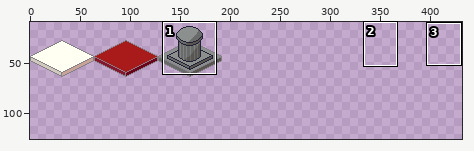
Pixel-art file, stored at Assets/Tiles.aseprite. Above, an overview of the earlier version with the close-up marked.
Close-up. As it was:
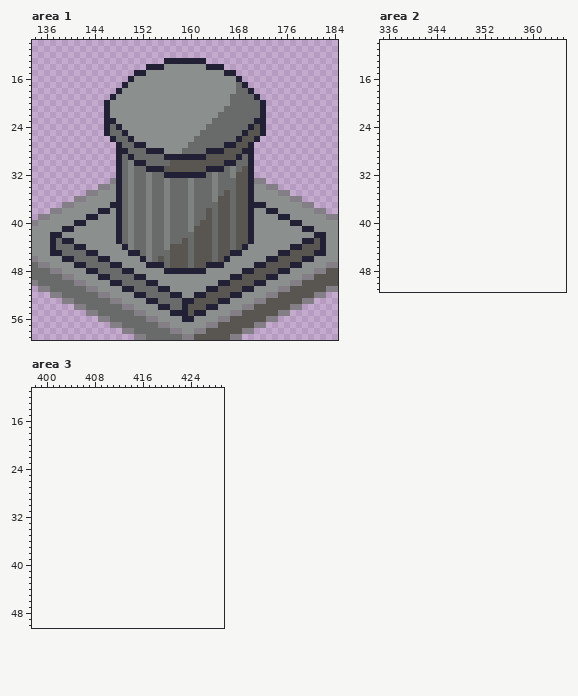
256x64 pixels, 1 frame. Shown: area 1: x 134..184, y 10..59; area 2: x 335..365, y 10..51; area 3: x 398..429, y 11..50. The old version is drawn lined up with the new one, on the new canvas. The wide view leaves out empty margins. The commit also changed other parts of the picture, which this record leaves out.
And afterwards:
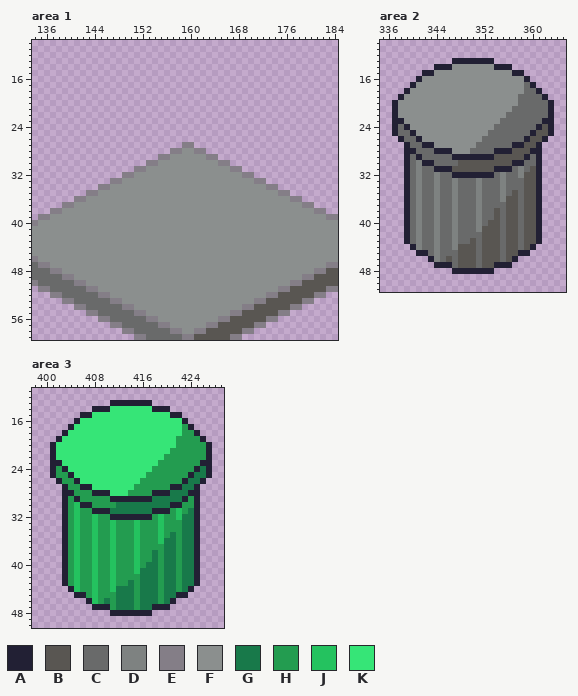
Palette (. is transparent): A #222034  B #595652  C #696a6a  D #7e8281  E #847e87  F #8b8f8e  G #18794a  H #239c50  J #24c25f  K #36e577
Change:
canvas 256x64 -> 512x128
Area 1:
y 13: x 156..162 AAAAAAA -> .......
y 14: x 153..165 AAAFFFFFFFAAA -> .............
y 15: x 151..167 AAFFFFFFFFFFFFFAA -> .................
y 16: x 150..168 AFFFFFFFFFFFFFFFFFA -> ...................
y 17: x 149..169 AFFFFFFFFFFFFFFFFFFCA -> .....................
y 18: x 148..170 AFFFFFFFFFFFFFFFFFFFCCA -> .......................
y 19: x 147..171 AFFFFFFFFFFFFFFFFFFFCCCCA -> .........................
y 20: x 146..172 AFFFFFFFFFFFFFFFFFFFFCCCCCA -> ...........................
y 21: x 146..172 AFFFFFFFFFFFFFFFFFFFCCCCCCA -> ...........................
y 22: x 146..172 AFFFFFFFFFFFFFFFFFFCCCCCCCA -> ...........................
y 23: x 146..172 AAFFFFFFFFFFFFFFFFCCCCCCCAA -> ...........................
y 24: x 146..172 ACAFFFFFFFFFFFFFFCCCCCCCABA -> ...........................
y 25: x 146..172 ACCAFFFFFFFFFFFFCCCCCCCABBA -> ...........................
y 26: x 147..171 ACCAFFFFFFFFFFCCCCCCCABBA -> .........................
y 27: x 148..170 ACCAAFFFFFFFCCCCCCAABBA -> ...........EE..........
y 28: x 148..170 AACCCAAAFFFCCCCAAABBBAA -> .........EEFFEE........
y 29: x 148..170 ACACCCCCAAAAAAABBBBBACA -> .......EEFFFFFFEE......
y 30: x 148..170 ACDAACCCCBBBBBBBBBAACCA -> .....EEFFFFFFFFFFEE....
y 31: x 148..170 ACDCCAAABBBBBBBAAACDCBA -> ...EEFFFFFFFFFFFFFFEE..
y 32: x 148..170 ACDCCDCCAAAAAAACDCCDBBA -> .EEFFFFFFFFFFFFFFFFFFEE
y 33: x 148..170 ACDCCDCCDCCCDCCCDCCCBBA -> EFFFFFFFFFFFFFFFFFFFFFF
y 34: x 148..170 ACDCCDCCDCCCDCCCDCCCBBA -> FFFFFFFFFFFFFFFFFFFFFFF
y 35: x 148..170 ACDCCDCCDCCCDCCCDCBCBBA -> FFFFFFFFFFFFFFFFFFFFFFF
y 36: x 148..170 ACDCCDCCDCCCDCCCDBBCBBA -> FFFFFFFFFFFFFFFFFFFFFFF
y 37: x 147..172 AACDCCDCCDCCCDCCCCBBCBBAAA -> FFFFFFFFFFFFFFFFFFFFFFFFFF
y 38: x 145..146 AA -> FF; x 148..170 ACDCCDCCDCCCDCCBCBBCBBA -> FFFFFFFFFFFFFFFFFFFFFFF; x 173..174 AA -> FF
y 39: x 143..144 AA -> FF; x 148..170 ACDCCDCCDCCCDCCBCBBCBBA -> FFFFFFFFFFFFFFFFFFFFFFF; x 175..176 AA -> FF
y 40: x 141..142 AA -> FF; x 148..170 ACDCCDCCDCCCDCBBCBBCBBA -> FFFFFFFFFFFFFFFFFFFFFFF; x 177..178 AA -> FF
y 41: x 139..140 AA -> FF; x 148..170 ACDCCDCCDCCCDBBBCBBCBBA -> FFFFFFFFFFFFFFFFFFFFFFF; x 179..180 AA -> FF
y 42: x 137..138 AA -> FF; x 148..170 ACDCCDCCDCCCCBBBCBBCBBA -> FFFFFFFFFFFFFFFFFFFFFFF; x 181..182 AA -> FF
y 43: x 137..140 ACAA -> FFFF; x 148..170 ACDCCDCCDCCBCBBBCBBCBBA -> FFFFFFFFFFFFFFFFFFFFFFF; x 179..182 AABA -> FFFF
y 44: x 137..142 ACCCAA -> FFFFFF; x 149..169 ADCCDCCDBBBCBBBCBBCBA -> FFFFFFFFFFFFFFFFFFFFF; x 177..182 AABBBA -> FFFFFF
y 45: x 137..144 AACCCCAA -> FFFFFFFF; x 150..168 AACDCCCBBBCBBBCBBAA -> FFFFFFFFFFFFFFFFFFF; x 175..182 AABBBBAA -> FFFFFFFF
y 46: x 139..146 AACCCCAA -> FFFFFFFF; x 152..166 ADCBCBBBCBBBCBA -> FFFFFFFFFFFFFFF; x 173..180 AABBBBAA -> FFFFFFFF
y 47: x 141..148 AACCCCAA -> FFFFFFFF; x 153..165 AAACBBBCBBAAA -> FFFFFFFFFFFFF; x 171..178 AABBBBAA -> FFFFFFFF
y 48: x 143..150 AACCCCAA -> FFFFFFFF; x 156..162 AAAAAAA -> FFFFFFF; x 169..176 AABBBBAA -> FFFFFFFF
y 49: x 145..152 AACCCCAA -> FFFFFFFF; x 167..174 AABBBBAA -> FFFFFFFF
y 50: x 147..154 AACCCCAA -> FFFFFFFF; x 165..172 AABBBBAA -> FFFFFFFF
y 51: x 149..156 AACCCCAA -> FFFFFFFF; x 163..170 AABBBBAA -> FFFFFFFF
y 52: x 151..158 AACCCCAA -> FFFFFFFF; x 161..168 AABBBBAA -> FFFFFFFF
y 53: x 153..166 AACCCCAABBBBAA -> FFFFFFFFFFFFFF
y 54: x 155..164 AACCABBBAA -> FFFFFFFFFF
y 55: x 157..162 AAABAA -> FFFFFF
y 56: x 159..160 AA -> FF
Area 2:
y 13: x 347..353 ....... -> AAAAAAA
y 14: x 344..356 ............. -> AAAFFFFFFFAAA
y 15: x 342..358 ................. -> AAFFFFFFFFFFFFFAA
y 16: x 341..359 ................... -> AFFFFFFFFFFFFFFFFFA
y 17: x 340..360 ..................... -> AFFFFFFFFFFFFFFFFFFCA
y 18: x 339..361 ....................... -> AFFFFFFFFFFFFFFFFFFFCCA
y 19: x 338..362 ......................... -> AFFFFFFFFFFFFFFFFFFFCCCCA
y 20: x 337..363 ........................... -> AFFFFFFFFFFFFFFFFFFFFCCCCCA
y 21: x 337..363 ........................... -> AFFFFFFFFFFFFFFFFFFFCCCCCCA
y 22: x 337..363 ........................... -> AFFFFFFFFFFFFFFFFFFCCCCCCCA
y 23: x 337..363 ........................... -> AAFFFFFFFFFFFFFFFFCCCCCCCAA
y 24: x 337..363 ........................... -> ACAFFFFFFFFFFFFFFCCCCCCCABA
y 25: x 337..363 ........................... -> ACCAFFFFFFFFFFFFCCCCCCCABBA
y 26: x 338..362 ......................... -> ACCAFFFFFFFFFFCCCCCCCABBA
y 27: x 339..361 ....................... -> ACCAAFFFFFFFCCCCCCAABBA
y 28: x 339..361 ....................... -> AACCCAAAFFFCCCCAAABBBAA
y 29: x 339..361 ....................... -> ACACCCCCAAAAAAABBBBBACA
y 30: x 339..361 ....................... -> ACDAACCCCBBBBBBBBBAACCA
y 31: x 339..361 ....................... -> ACDCCAAABBBBBBBAAACDCBA
y 32: x 339..361 ....................... -> ACDCCDCCAAAAAAACDCCDBBA
y 33..34: x 339..361 ....................... -> ACDCCDCCDCCCDCCCDCCCBBA
y 35: x 339..361 ....................... -> ACDCCDCCDCCCDCCCDCBCBBA
y 36: x 339..361 ....................... -> ACDCCDCCDCCCDCCCDBBCBBA
y 37: x 339..361 ....................... -> ACDCCDCCDCCCDCCCCBBCBBA
y 38..39: x 339..361 ....................... -> ACDCCDCCDCCCDCCBCBBCBBA
y 40: x 339..361 ....................... -> ACDCCDCCDCCCDCBBCBBCBBA
y 41: x 339..361 ....................... -> ACDCCDCCDCCCDBBBCBBCBBA
y 42: x 339..361 ....................... -> ACDCCDCCDCCCCBBBCBBCBBA
y 43: x 339..361 ....................... -> ACDCCDCCDCCBCBBBCBBCBBA
y 44: x 340..360 ..................... -> ADCCDCCDBBBCBBBCBBCBA
y 45: x 341..359 ................... -> AACDCCCBBBCBBBCBBAA
y 46: x 343..357 ............... -> ADCBCBBBCBBBCBA
y 47: x 344..356 ............. -> AAACBBBCBBAAA
y 48: x 347..353 ....... -> AAAAAAA
Area 3:
y 13: x 411..417 ....... -> AAAAAAA
y 14: x 408..420 ............. -> AAAKKKKKKKAAA
y 15: x 406..422 ................. -> AAKKKKKKKKKKKKKAA
y 16: x 405..423 ................... -> AKKKKKKKKKKKKKKKKKA
y 17: x 404..424 ..................... -> AKKKKKKKKKKKKKKKKKKHA
y 18: x 403..425 ....................... -> AKKKKKKKKKKKKKKKKKKKHHA
y 19: x 402..426 ......................... -> AKKKKKKKKKKKKKKKKKKKHHHHA
y 20: x 401..427 ........................... -> AKKKKKKKKKKKKKKKKKKKKHHHHHA
y 21: x 401..427 ........................... -> AKKKKKKKKKKKKKKKKKKKHHHHHHA
y 22: x 401..427 ........................... -> AKKKKKKKKKKKKKKKKKKHHHHHHHA
y 23: x 401..427 ........................... -> AAKKKKKKKKKKKKKKKKHHHHHHHAA
y 24: x 401..427 ........................... -> AHAKKKKKKKKKKKKKKHHHHHHHAGA
y 25: x 401..427 ........................... -> AHHAKKKKKKKKKKKKHHHHHHHAGGA
y 26: x 402..426 ......................... -> AHHAKKKKKKKKKKHHHHHHHAGGA
y 27: x 403..425 ....................... -> AHHAAKKKKKKKHHHHHHAAGGA
y 28: x 403..425 ....................... -> AAHHHAAAKKKHHHHAAAGGGAA
y 29: x 403..425 ....................... -> AHAHHHHHAAAAAAAGGGGGAHA
y 30: x 403..425 ....................... -> AHJAAHHHHGGGGGGGGGAAHHA
y 31: x 403..425 ....................... -> AHJHHAAAGGGGGGGAAAHJHGA
y 32: x 403..425 ....................... -> AHJHHJHHAAAAAAAHJHHJGGA
y 33..34: x 403..425 ....................... -> AHJHHJHHJHHHJHHHJHHHGGA
y 35: x 403..425 ....................... -> AHJHHJHHJHHHJHHHJHGHGGA
y 36: x 403..425 ....................... -> AHJHHJHHJHHHJHHHJGGHGGA
y 37: x 403..425 ....................... -> AHJHHJHHJHHHJHHHHGGHGGA
y 38..39: x 403..425 ....................... -> AHJHHJHHJHHHJHHGHGGHGGA
y 40: x 403..425 ....................... -> AHJHHJHHJHHHJHGGHGGHGGA
y 41: x 403..425 ....................... -> AHJHHJHHJHHHJGGGHGGHGGA
y 42: x 403..425 ....................... -> AHJHHJHHJHHHHGGGHGGHGGA
y 43: x 403..425 ....................... -> AHJHHJHHJHHGHGGGHGGHGGA
y 44: x 404..424 ..................... -> AJHHJHHJGGGHGGGHGGHGA
y 45: x 405..423 ................... -> AAHJHHHGGGHGGGHGGAA
y 46: x 407..421 ............... -> AJHGHGGGHGGGHGA
y 47: x 408..420 ............. -> AAAHGGGHGGAAA
y 48: x 411..417 ....... -> AAAAAAA
Pixel boxes of the changes (left, top, right, bottom) in both close-ups:
changed: (50, 58, 326, 322)
added: (392, 58, 554, 274)
added: (50, 400, 212, 616)
